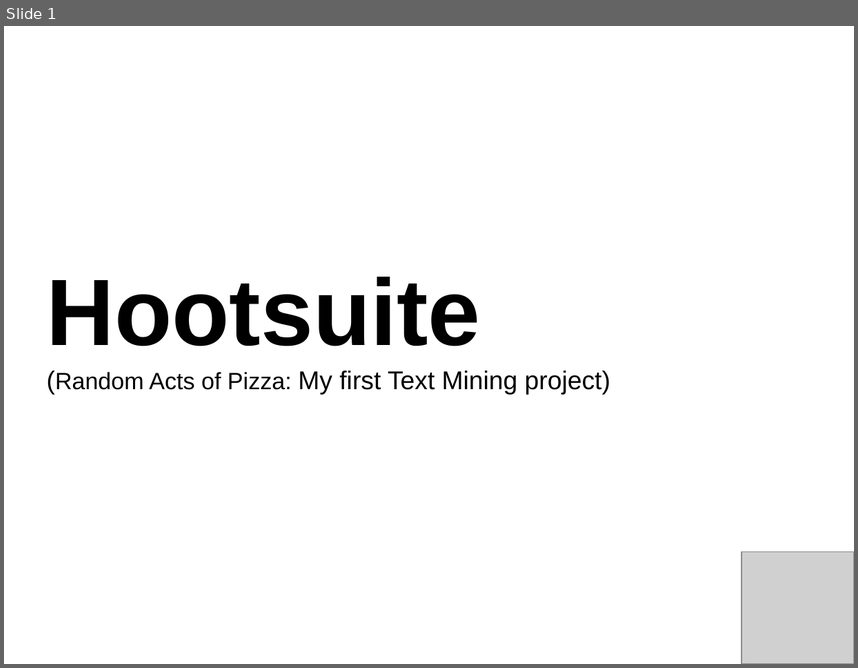
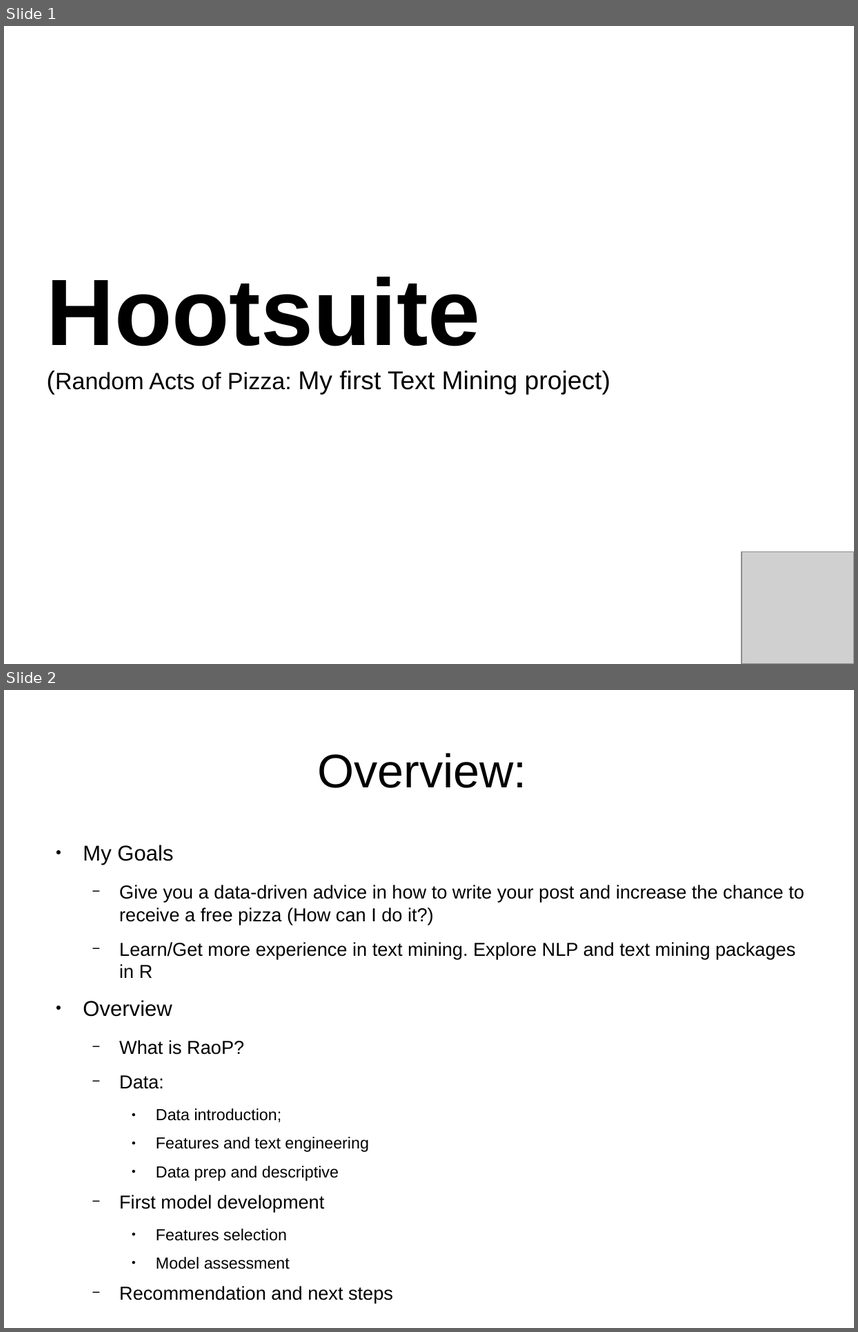
Before and after one commit to leandroohf/raop, a slide deck: doc/pres/pres.odp. Shown one above the other, each under a label of ours: slide 1 before the commit, slides 1 and 2 after it. The pictures are 858x668 and 858x1332 pixels, drawn with LibreOffice and Linux fonts; fonts in the diff are those of the drawing; grey boxes stand for pictures. Boxes give left, top, right and bottom in pixels: in the first picture for what was removed or moved away, otherwise in the second. Text is boxed around its words. In the diff, an @@ line names an element or a change of style, - is before the commit and + after.

Commit message:
doc: Review pres
* Add Overview
* Add Goals (What question I want to answer?)
* Review Conclusion (Recomendation n next steps)

```diff
--- a/doc/pres/pres.odp
+++ b/doc/pres/pres.odp
@@ slide 2 added at (x1=4, y1=690, x2=854, y2=1328), background #FFFFFF @@
@@ title added at (x1=317, y1=753, x2=526, y2=788), 44 pt, text #000000 @@
+Overview:
@@ text added at (x1=83, y1=845, x2=804, y2=1303), 17.5 pt, text #000000 @@
+● My Goals
+  − Give you a data-driven advice in how to write your post and increase the chance to receive a free pizza (How can I do it?)
+  − Learn/Get more experience in text mining. Explore NLP and text mining packages in R
+● Overview
+  − What is RaoP?
+  − Data:
+    ● Data introduction;
+    ● Features and text engineering
+    ● Data prep and descriptive
+  − First model development
+    ● Features selection
+    ● Model assessment
+  − Recommendation and next steps
```
Also in this commit, not shown: 4 slides changed.
